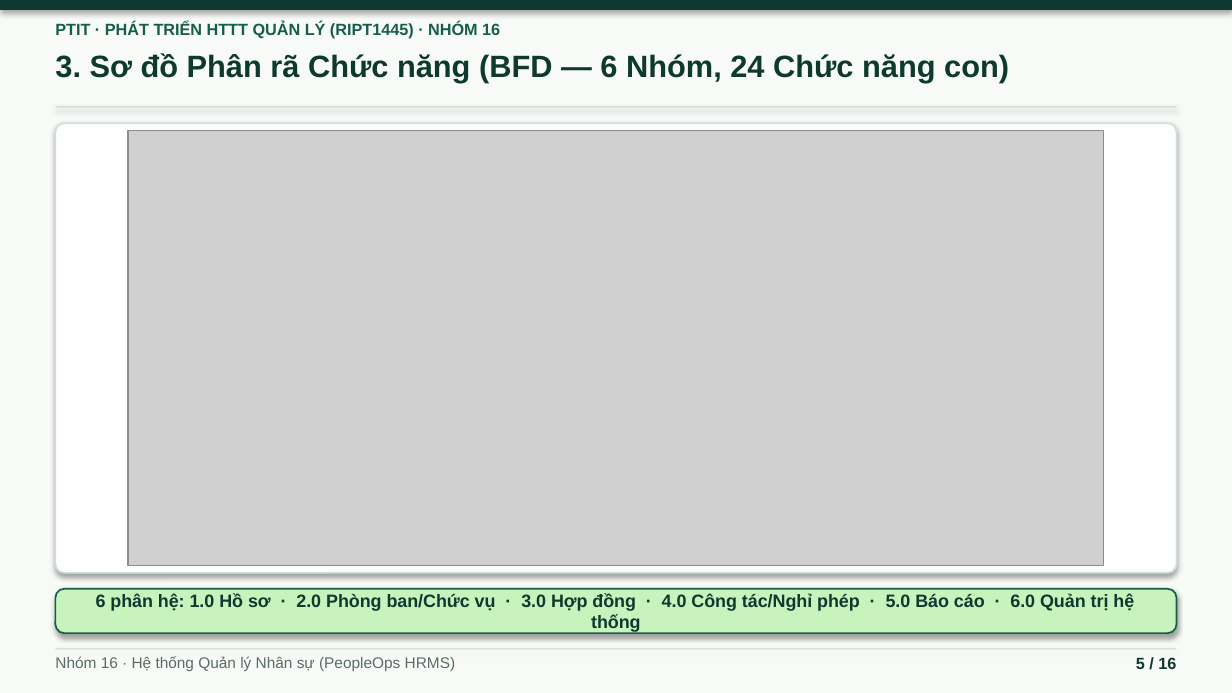
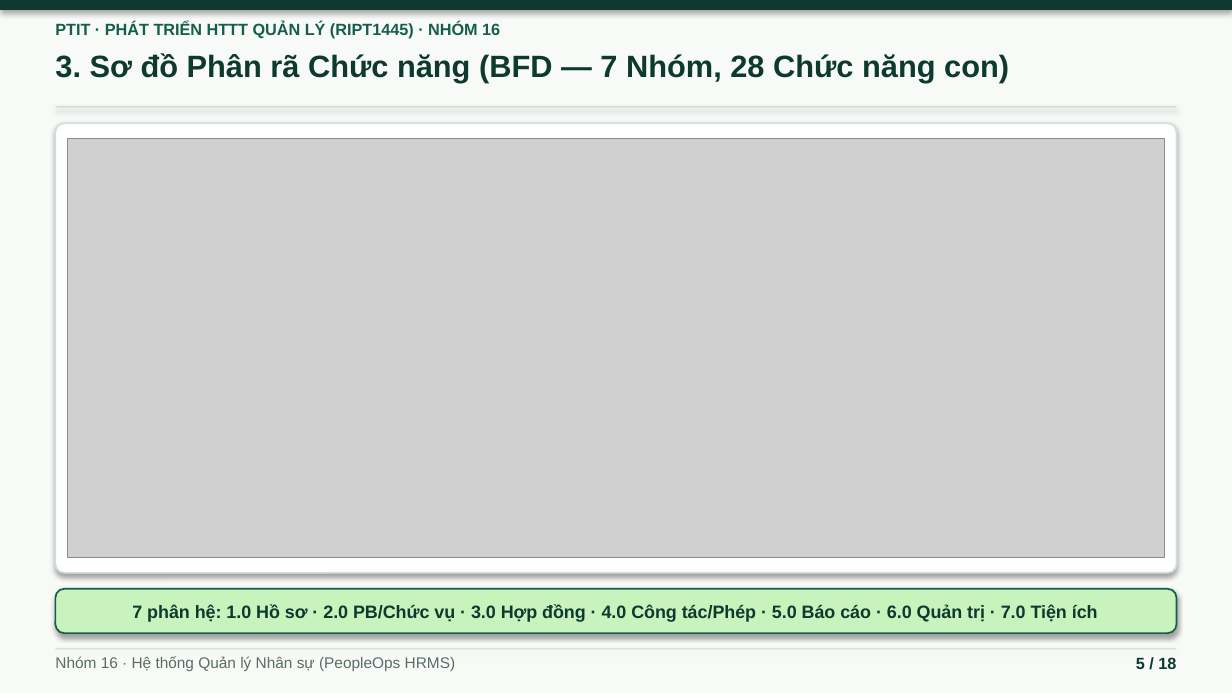
Before and after one commit to ninhduo263/human-resource-management-system, a slide deck: slide 5 of bao-cao/BAO_CAO_HTTTQL_Nhom16.pptx. Drawn at 1232x693 pixels with LibreOffice and Linux fonts; fonts in the diff are those of the drawing; grey boxes stand for pictures. Boxes give left, top, right and bottom in pixels: in the first picture for what was removed or moved away, otherwise in the second. Text is boxed around its words. In the diff, an @@ line names an element or a change of style, - is before the commit and + after.

Commit message:
feat: thông báo realtime, lịch nghỉ phép, xuất Excel/PDF, trợ lý HR (nhóm 7.0)
- Thông báo thời gian thực (SSE) + chuông thông báo + Dashboard "Việc cần xử lý & cảnh báo"
  (cảnh báo suy ra từ dữ liệu đã lọc theo quyền, không thêm bảng ERD)
- Tab Lịch nghỉ phép theo tháng, cảnh báo trùng lịch khi duyệt đơn
- Xuất Excel (.xlsx), PDF theo mẫu, in hợp đồng lao động
- Trợ lý HR có phân quyền: Claude (ANTHROPIC_API_KEY) hoặc chế độ ngoại tuyến;
  chỉ đọc dữ liệu theo vai trò, ghi nhật ký, giới hạn tần suất
- Sơ đồ: BFD thêm nhóm 7 (28 chức năng), DFD ngữ cảnh/mức 0 thêm 7.0 và Dịch vụ AI,
  thêm DFD mức 1 (7.0), Use Case thêm gói 7.0
- Cập nhật báo cáo .docx (mục 2.5.7, 3.3.8, 3.10, 5.5.10, mục lục tự sinh) và slide .pptx (18 slide)
- Tài liệu features-docs/07

```diff
--- a/bao-cao/BAO_CAO_HTTTQL_Nhom16.pptx
+++ b/bao-cao/BAO_CAO_HTTTQL_Nhom16.pptx
@@ text at bbox=[55, 53, 1009, 83]: text changed @@
-3. Sơ đồ Phân rã Chức năng (BFD — 6 Nhóm, 24 Chức năng con)
+3. Sơ đồ Phân rã Chức năng (BFD — 7 Nhóm, 28 Chức năng con)
@@ picture: place and size @@
-picture at bbox=[128, 131, 1104, 565]
+picture at bbox=[68, 138, 1164, 558]
@@ text in rounded rectangle at bbox=[132, 604, 1098, 622]: text changed @@
-6 phân hệ: 1.0 Hồ sơ · 2.0 Phòng ban/Chức vụ · 3.0 Hợp đồng · 4.0 Công tác/Nghỉ phép · 5.0 Báo cáo · 6.0 Quản trị hệ thống
+7 phân hệ: 1.0 Hồ sơ · 2.0 PB/Chức vụ · 3.0 Hợp đồng · 4.0 Công tác/Phép · 5.0 Báo cáo · 6.0 Quản trị · 7.0 Tiện ích
```
Also in this commit, not shown: 14 other slides changed, 2 slides added, 31 other files.
